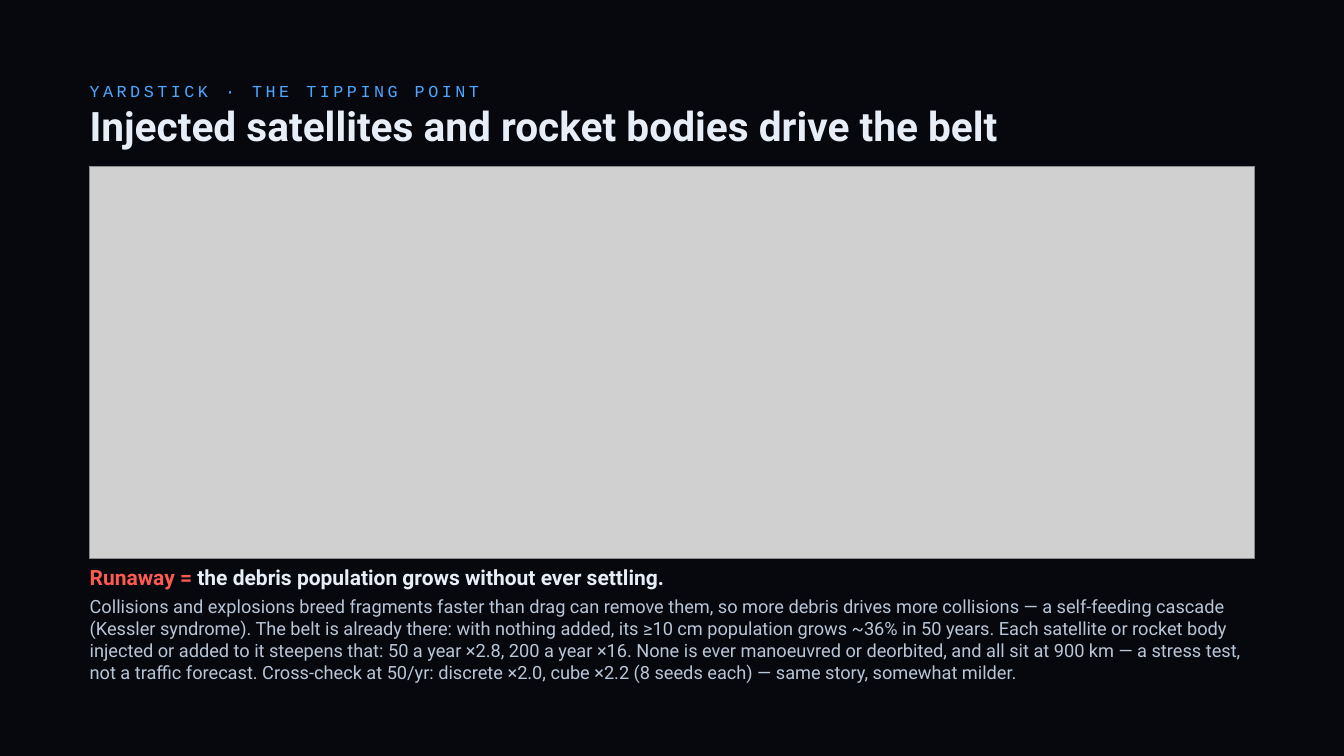
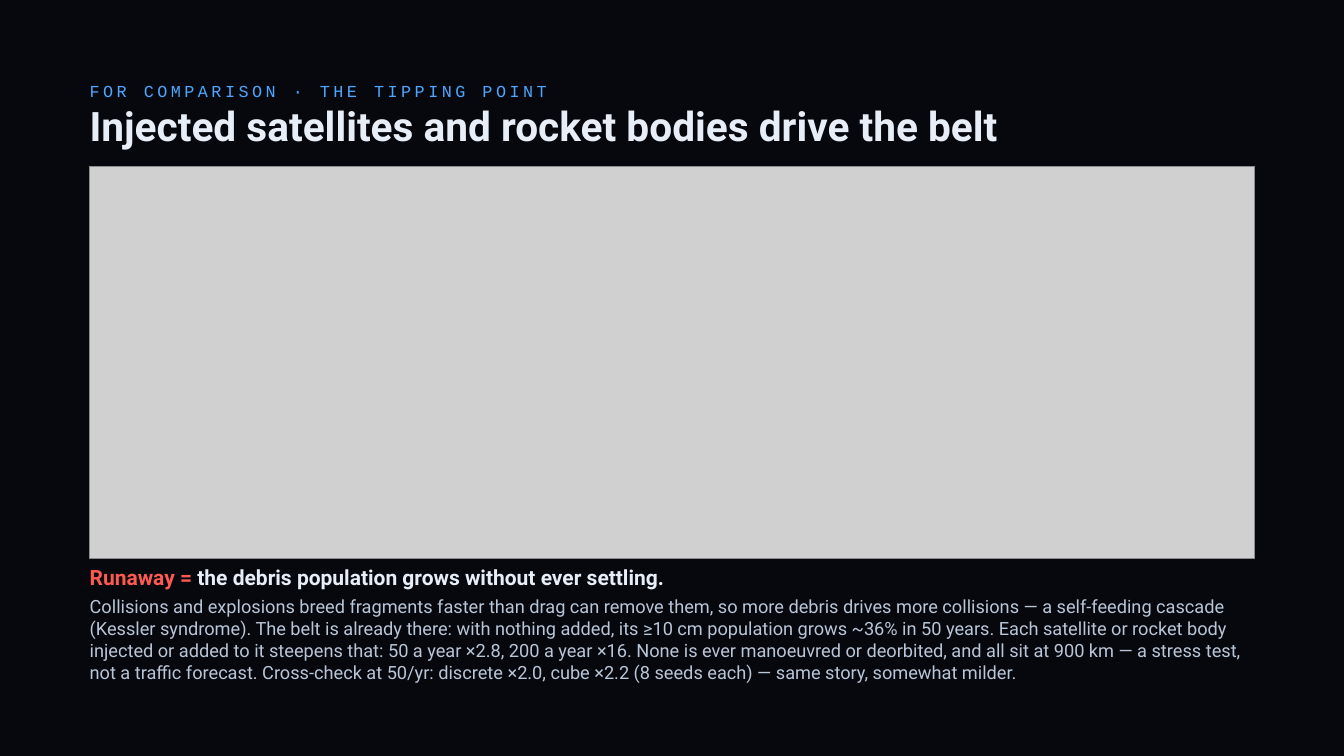
Before and after one commit to TimKadyrov/DebrisCascade, a slide deck: slide 15 of Barrel of Nails — Kessler Study.pptx. Drawn at 1344x756 pixels with LibreOffice and Linux fonts; fonts in the diff are those of the drawing; grey boxes stand for pictures. Boxes give left, top, right and bottom in pixels: in the first picture for what was removed or moved away, otherwise in the second. Text is boxed around its words. In the diff, an @@ line names an element or a change of style, - is before the commit and + after.

```diff
--- a/Barrel of Nails — Kessler Study.pptx
+++ b/Barrel of Nails — Kessler Study.pptx
@@ text at [90, 85, 546, 97]: text changed @@
-YARDSTICK · THE TIPPING POINT
+FOR COMPARISON · THE TIPPING POINT
```
Also in this commit, not shown: 11 other slides changed, 6 other files.
